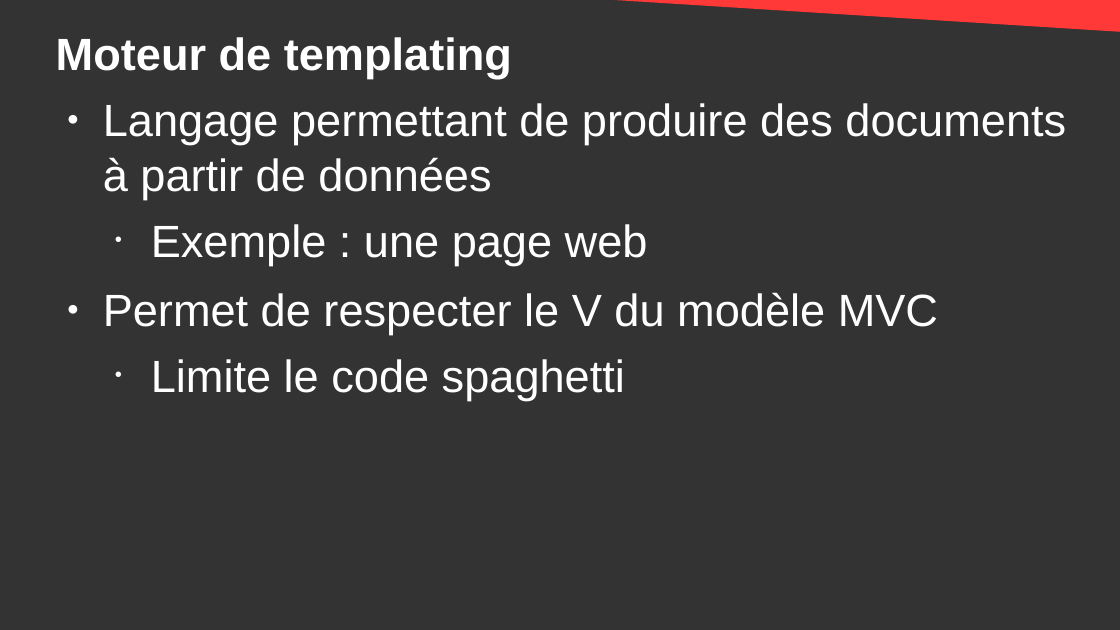
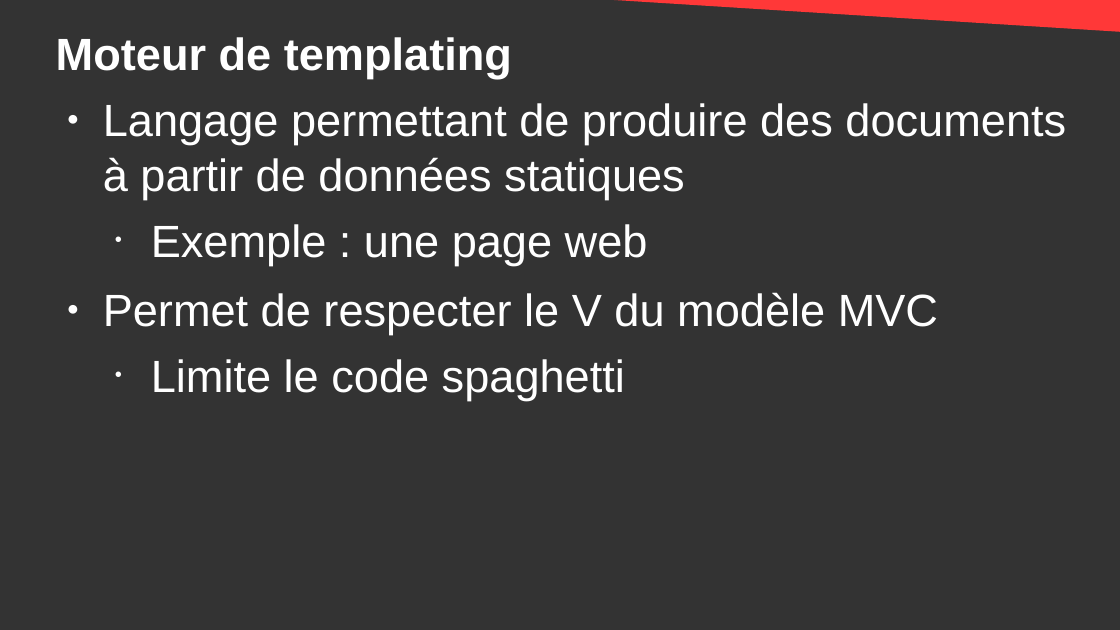
Before and after one commit to DanYellow/cours, a slide deck: slide 22 of developpement-front-s5/travaux-pratiques/numero-4/presentation.odp (slide 21 before the commit). Drawn at 1120x630 pixels with LibreOffice and Linux fonts; fonts in the diff are those of the drawing. Boxes give left, top, right and bottom in pixels: in the first picture for what was removed or moved away, otherwise in the second. Text is boxed around its words. In the diff, an @@ line names an element or a change of style, - is before the commit and + after.

```diff
--- a/developpement-front-s5/travaux-pratiques/numero-4/presentation.odp
+++ b/developpement-front-s5/travaux-pratiques/numero-4/presentation.odp
@@ text at <box>103,103,1066,199</box>: text changed @@
-● Langage permettant de produire des documents à partir de données
+● Langage permettant de produire des documents à partir de données statiques
```
Also in this commit, not shown: 2 other slides changed, 4 slides added, 12 other files.
